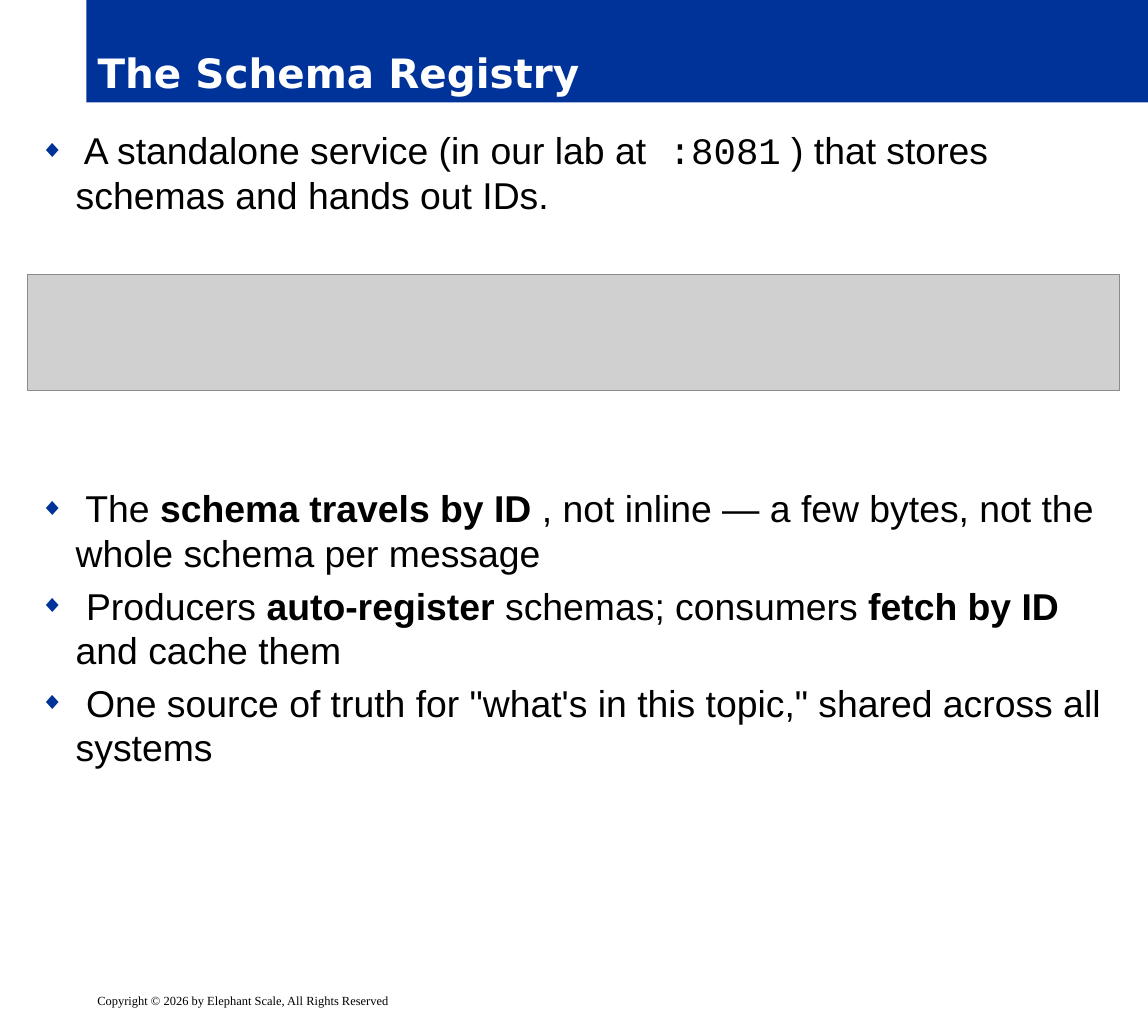
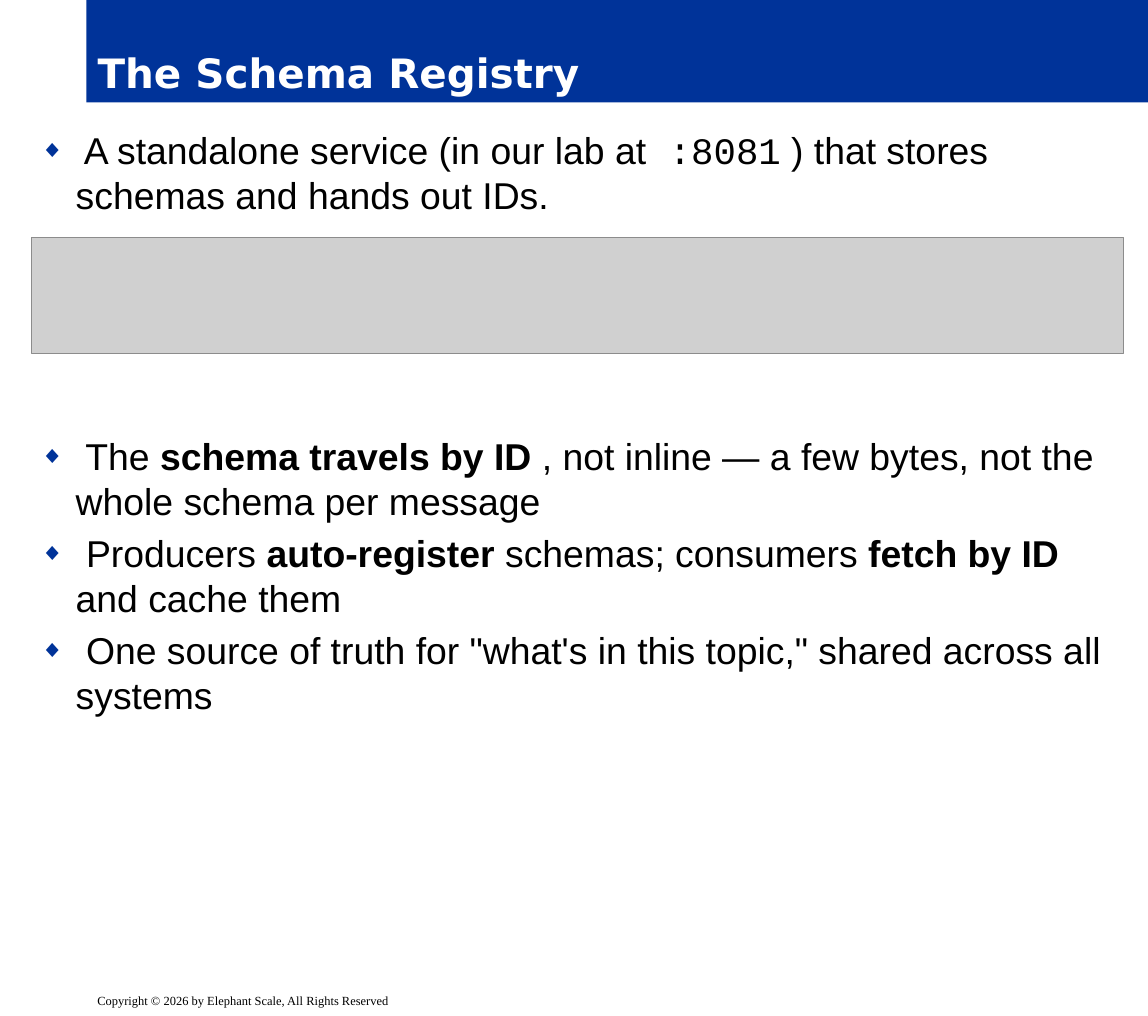
Before and after one commit to elephantscale/Apache-Kafka-for-Developers, a slide deck: slide 5 of slides/release/08__inter-4-schema-registry.pptx. Drawn at 1148x1016 pixels with LibreOffice and Linux fonts; fonts in the diff are those of the drawing; grey boxes stand for pictures; background and template pictures are left out. Boxes give left, top, right and bottom in pixels: in the first picture for what was removed or moved away, otherwise in the second. Text is boxed around its words. In the diff, an @@ line names an element or a change of style, - is before the commit and + after.

```diff
--- a/slides/release/08__inter-4-schema-registry.pptx
+++ b/slides/release/08__inter-4-schema-registry.pptx
@@ text "A standalone service (in our ..." rewrapped from (x1=76, y1=137, x2=1100, y2=769) to (x1=76, y1=137, x2=1100, y2=717) @@
@@ picture moved from (x1=27, y1=274, x2=1119, y2=390) to (x1=31, y1=237, x2=1123, y2=353) @@
```
Also in this commit, not shown: 3 other slides changed, 1 slide added.
